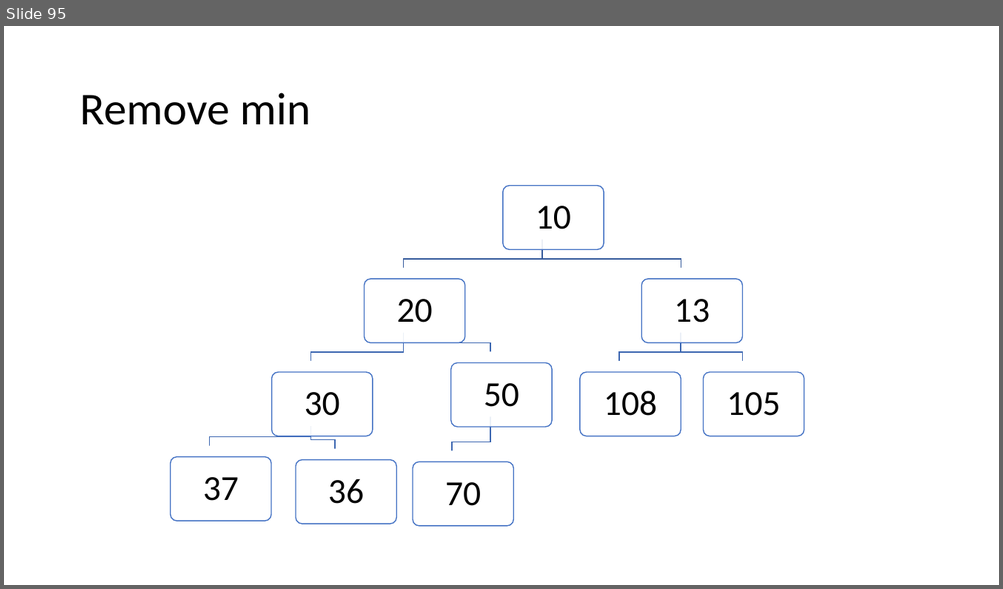
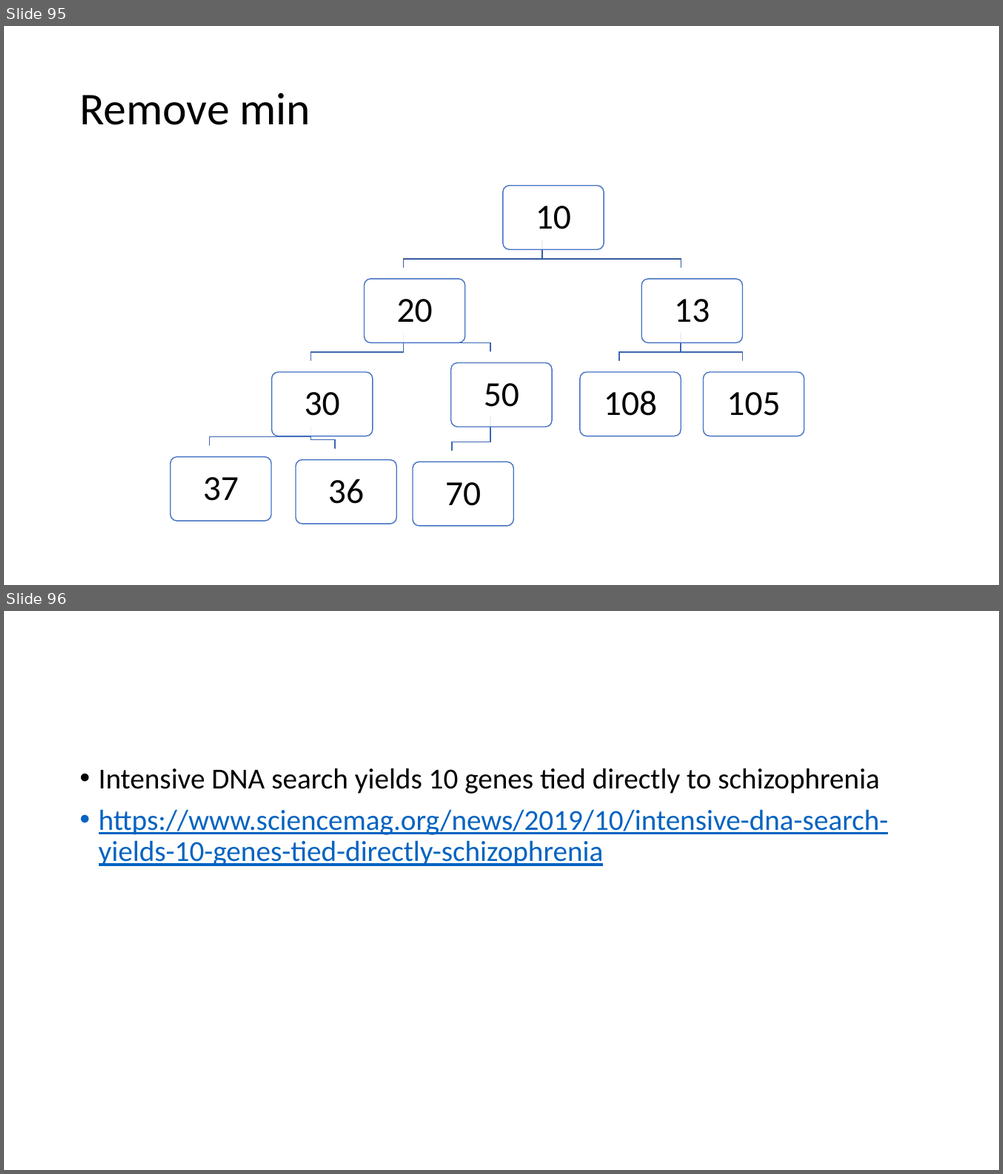
Before and after one commit to skalakm/232, a slide deck: notes.pptx. Shown one above the other, each under a label of ours: slide 95 before the commit, slides 95 and 96 after it. The pictures are 1003x589 and 1003x1174 pixels, drawn with LibreOffice and Linux fonts; fonts in the diff are those of the drawing. Boxes give left, top, right and bottom in pixels: in the first picture for what was removed or moved away, otherwise in the second. Text is boxed around its words. In the diff, an @@ line names an element or a change of style, - is before the commit and + after.

```diff
--- a/notes.pptx
+++ b/notes.pptx
@@ slide 96 added at [4, 611, 999, 1170], background #FFFFFF @@
@@ text added at [99, 768, 888, 866], 28 pt, text #0563C1, underline @@
+• Intensive DNA search yields 10 genes tied directly to schizophrenia
+• https://www.sciencemag.org/news/2019/10/intensive-dna-search-yields-10-genes-tied-directly-schizophrenia
```
Also in this commit, not shown: 4 other slides added.
